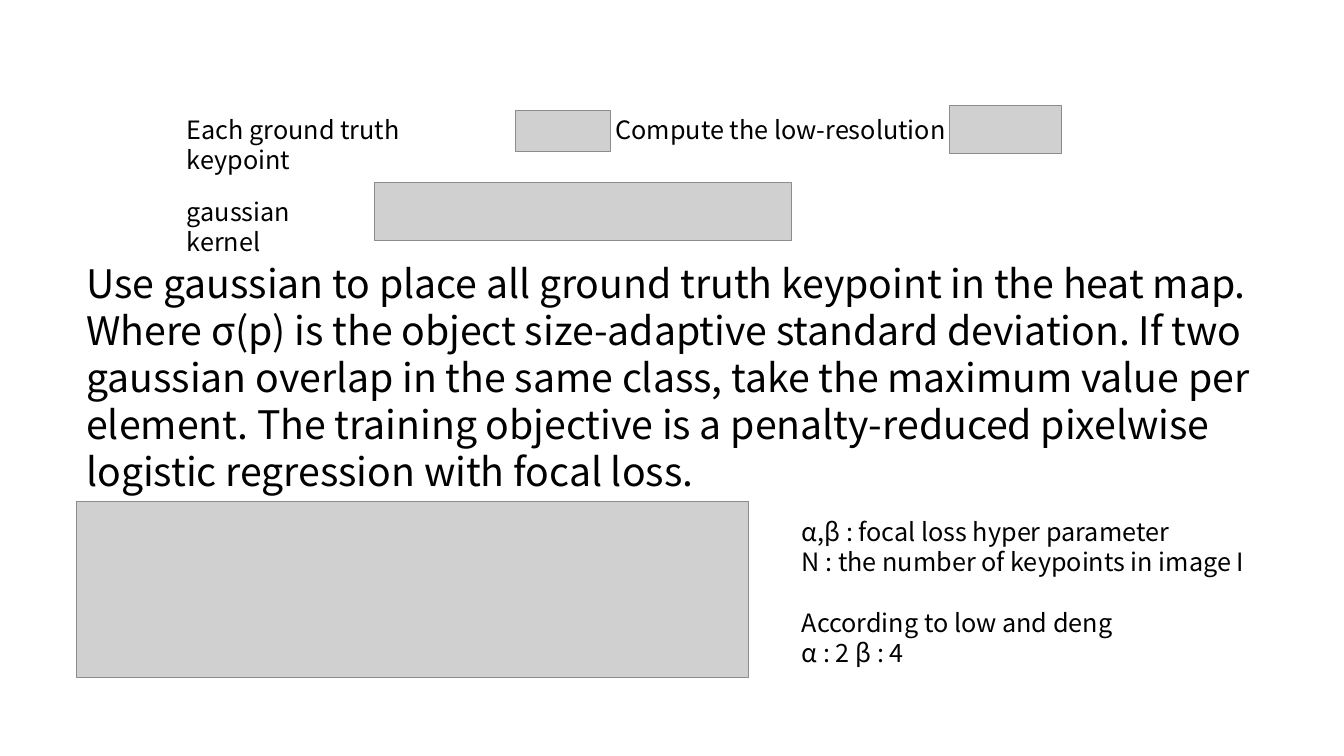
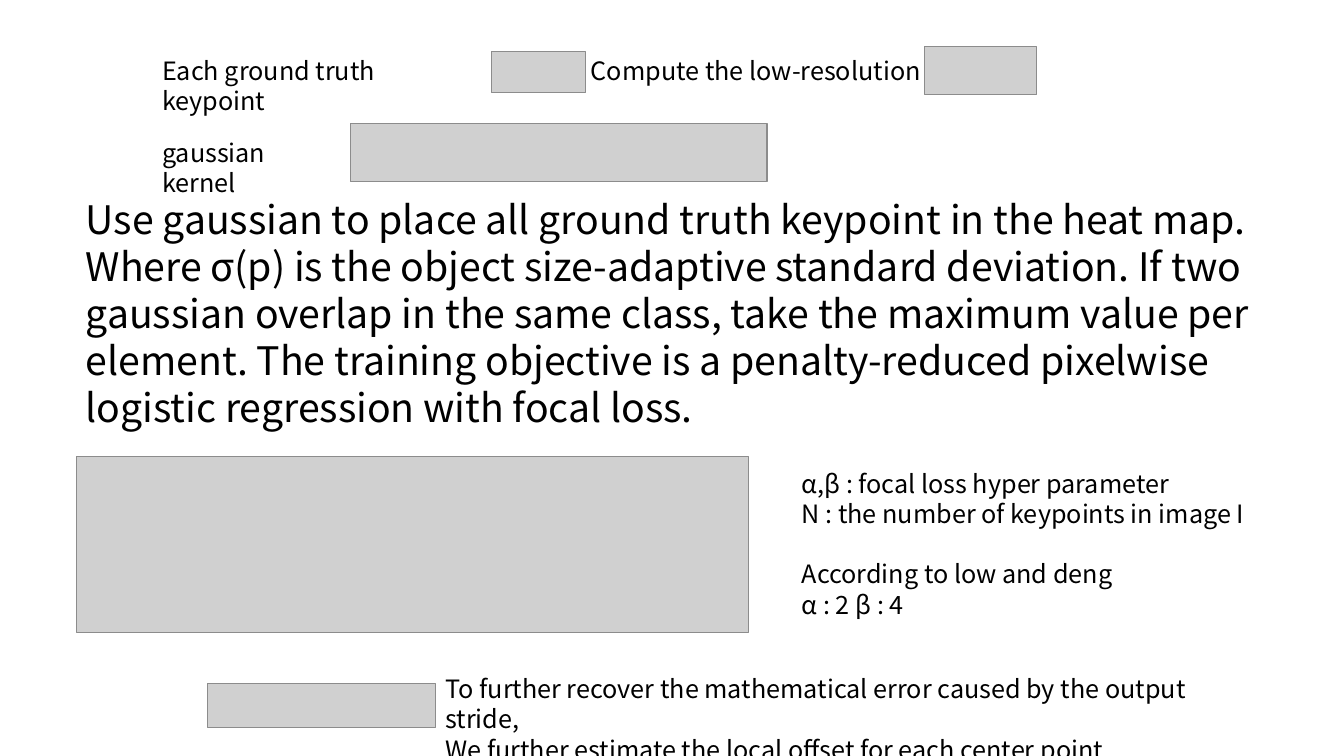
Before and after one commit to jjeamin/jjeamin.github.io, a slide deck: slide 10 of _posts/ppt/CenterNet.pptx. Drawn at 1344x756 pixels with LibreOffice and Linux fonts; fonts in the diff are those of the drawing; grey boxes stand for pictures. Boxes give left, top, right and bottom in pixels: in the first picture for what was removed or moved away, otherwise in the second. Text is boxed around its words. In the diff, an @@ line names an element or a change of style, - is before the commit and + after.

Commit message:
UPDATE centernet

```diff
--- a/_posts/ppt/CenterNet.pptx
+++ b/_posts/ppt/CenterNet.pptx
@@ 3 pictures, 3 texts: place and size @@
-3 pictures, 3 texts at [187, 106, 1062, 252]
+3 pictures, 3 texts at [162, 46, 1036, 193]
@@ text "Use gaussian to place all ...": place and size @@
-text "Use gaussian to place all ..." at [86, 266, 1249, 496]
+text "Use gaussian to place all ..." at [86, 202, 1249, 432]
@@ picture: place and size @@
-picture at [77, 502, 749, 678]
+picture at [77, 457, 749, 632]
@@ text "α,β : focal loss hyper ...": place and size @@
-text "α,β : focal loss hyper ..." at [802, 520, 1244, 667]
+text "α,β : focal loss hyper ..." at [802, 472, 1244, 619]
@@ picture added at [208, 684, 436, 728] @@
@@ text added at [445, 677, 1185, 733], 18 pt, text #000000 @@
+To further recover the mathematical error caused by the output stride,
+We further estimate the local offset for each center point
```
Also in this commit, not shown: 15 slides added, 1 other file.
